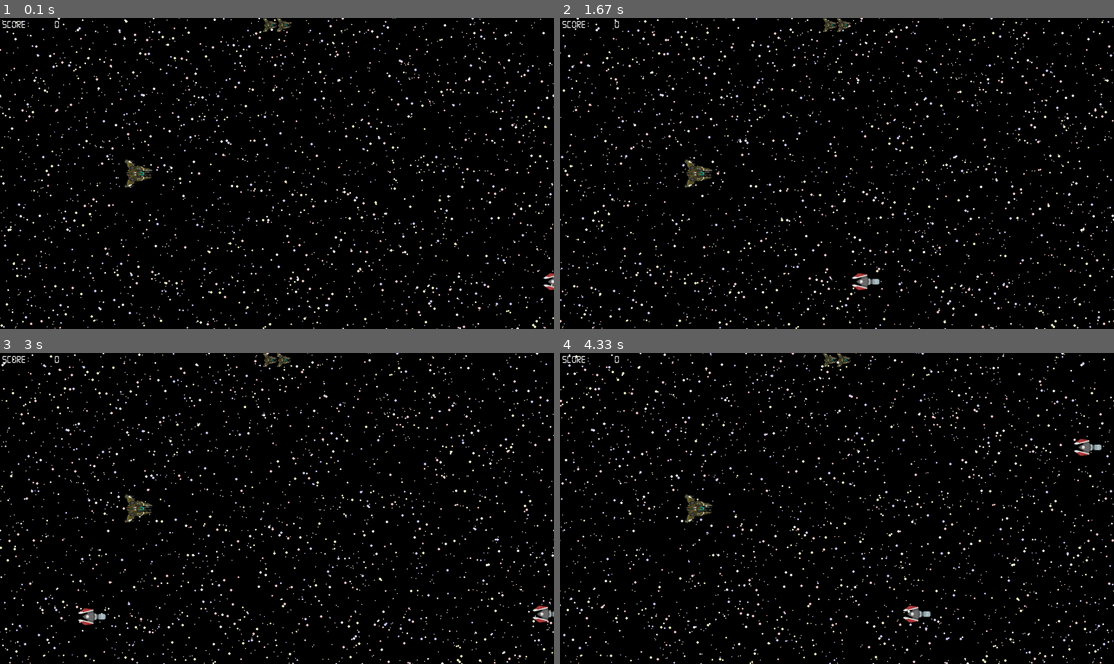
Above: before the commit, frames 1-4 (two rows, left to right).
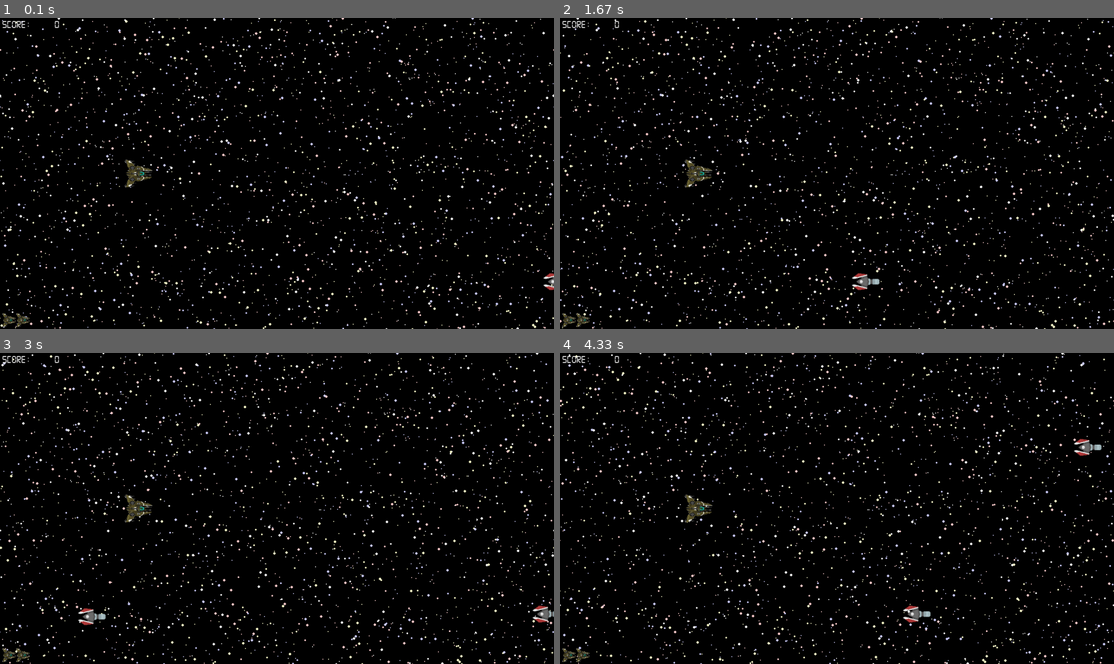
Above: after the commit, the same moments.

Repository: cacilhas/pygame-shooter-tutorial
Game: pygame game, started from main.py
Two runs of this game, one before a commit and one after it. Both use one fixed random seed, a clock stepped at 60 frames per second and the inputs below.
Inputs:
- Up to frame 1 (0.1 s): no input
- Up to frame 2 (1.67 s): no input
- Up to frame 3 (3 s): no input
- Up to frame 4 (4.33 s): no input

The runs differ from the first frame. In frame 1, 0.2% of the frame differs, in the area x 0-53%, y 0-100%; in frame 2, 0.2%; in frame 3, 0.2%; in frame 4, 0.2%.

Commit message:
add music

Diff:
--- a/app.py
+++ b/app.py
@@ -37,6 +37,7 @@
             vsync=1,
         )
         self.paused_display = Paused()
+        pygame.mixer_music.load('assets/song.mp3')
 
     def populate(self) -> None:
         """
@@ -52,6 +53,8 @@
             Player(),
             Lives(self),
         ))
+        pygame.mixer_music.play(-1)
+        pygame.mixer_music.set_volume(1.0)
 
     async def check_collisions(self) -> Iterable[Action]:
         """
--- a/life.py
+++ b/life.py
@@ -29,14 +29,10 @@
         self.max: int = self.app.lives - 1
         self.width, self.height = self.facet.get_size()
 
-    @property
-    def xy(self) -> tuple[float, float]:
-        return RESOLUTION[0] / 2.0, self.height / 2.0
-
     async def draw(self, surface: Surface) -> None:
         extra_lifes = self.app.lives - 1
         if extra_lifes > 0:
             facet = Surface((self.width * self.max, self.height), pygame.SRCALPHA)
             for i in range(extra_lifes):
                 facet.blit(self.facet, (i *self.width, 0))
-            self.blit(dest=surface, src=facet)
+            surface.blit(facet,(5, RESOLUTION[1] - self.height - 5.0))
Not shown, added: assets/song.mp3
